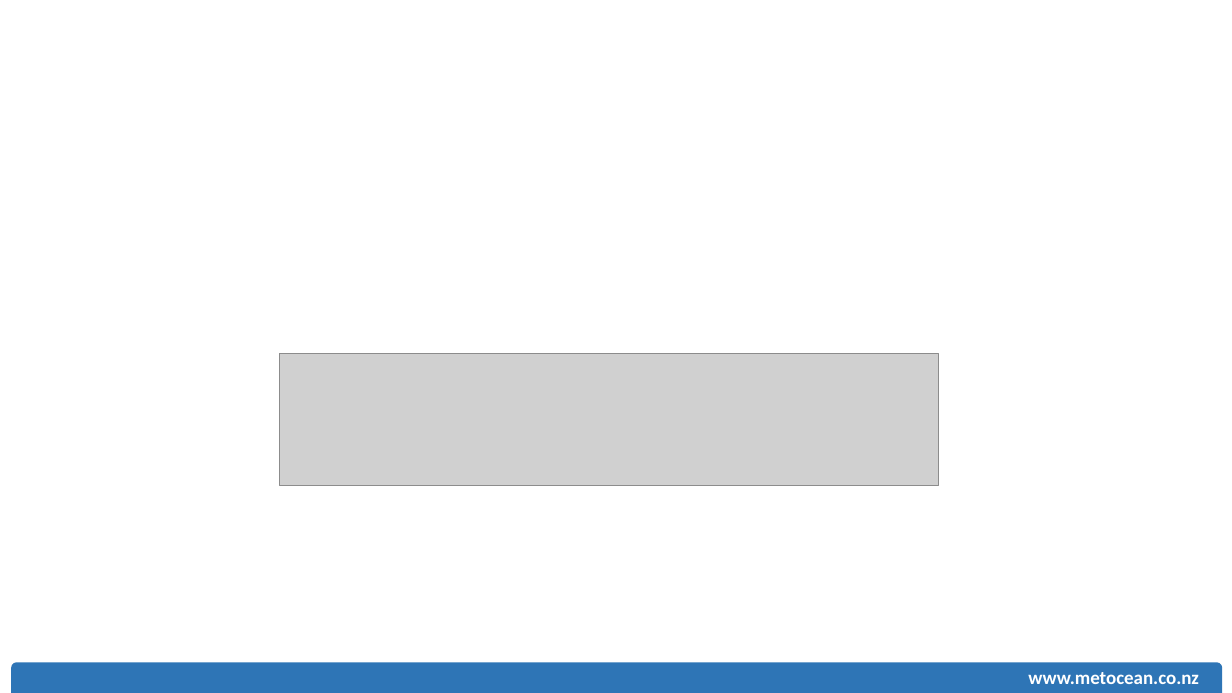
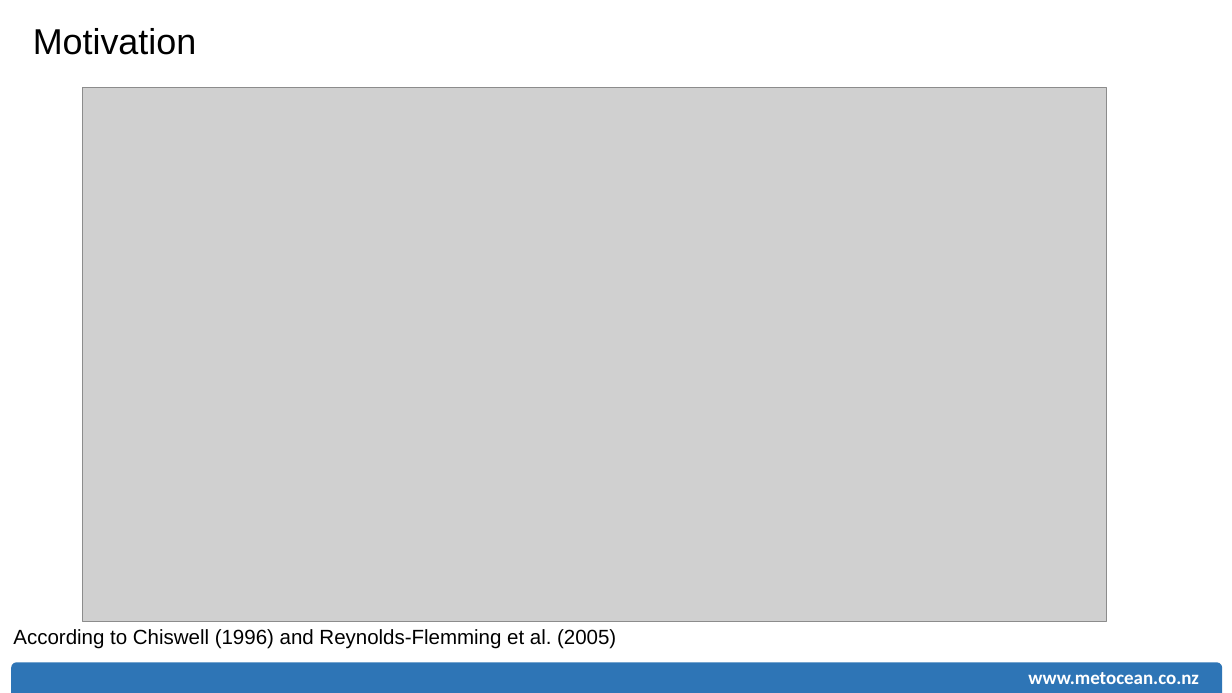
Before and after one commit to rsoutelino/CeP2015, a slide deck: slide 3 of soutelino_MSL_CeP2015.pptx (slide 11 before the commit). Drawn at 1232x693 pixels with LibreOffice and Linux fonts; fonts in the diff are those of the drawing; grey boxes stand for pictures. Boxes give left, top, right and bottom in pixels: in the first picture for what was removed or moved away, otherwise in the second. Text is boxed around its words. In the diff, an @@ line names an element or a change of style, - is before the commit and + after.

Commit message:
WIP

```diff
--- a/soutelino_MSL_CeP2015.pptx
+++ b/soutelino_MSL_CeP2015.pptx
@@ text added at (33,28,197,55), 28 pt, text #000000 @@
+Motivation
@@ picture added at (82,87,1106,621) @@
@@ picture removed at (280,354,939,486) @@
@@ text added at (13,629,616,649), 16 pt, text #000000 @@
+According to Chiswell (1996) and Reynolds-Flemming et al. (2005)
```
Also in this commit, not shown: 12 other slides changed, 1 slide removed.
